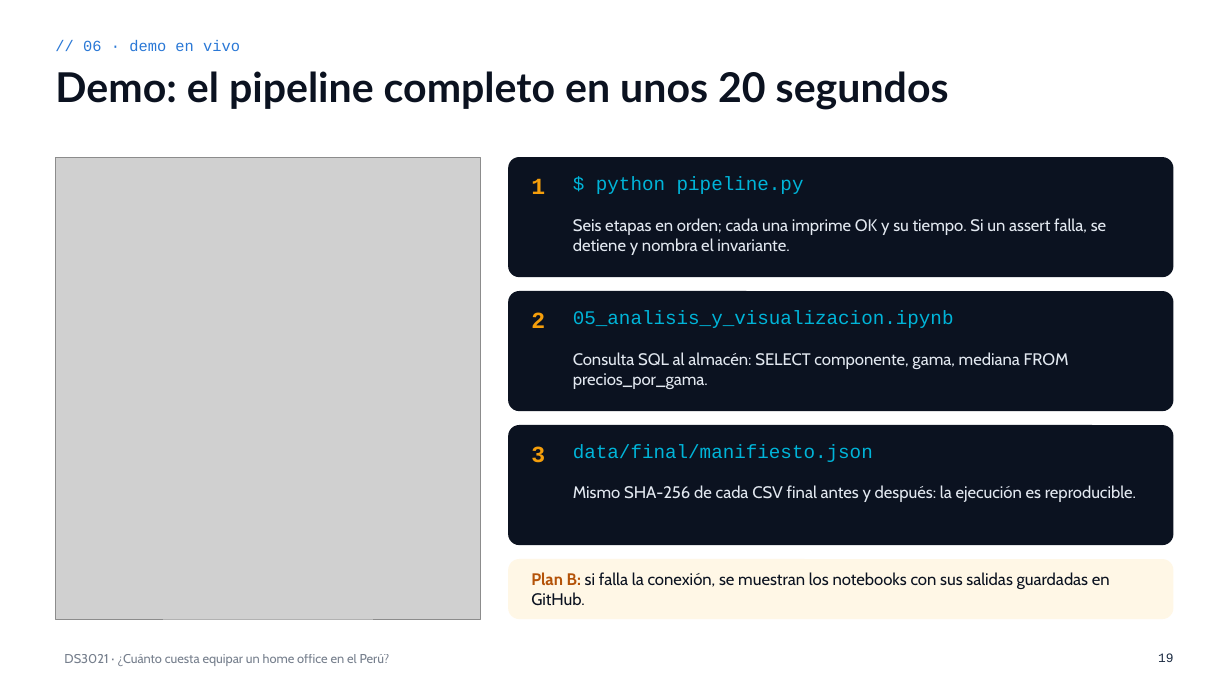
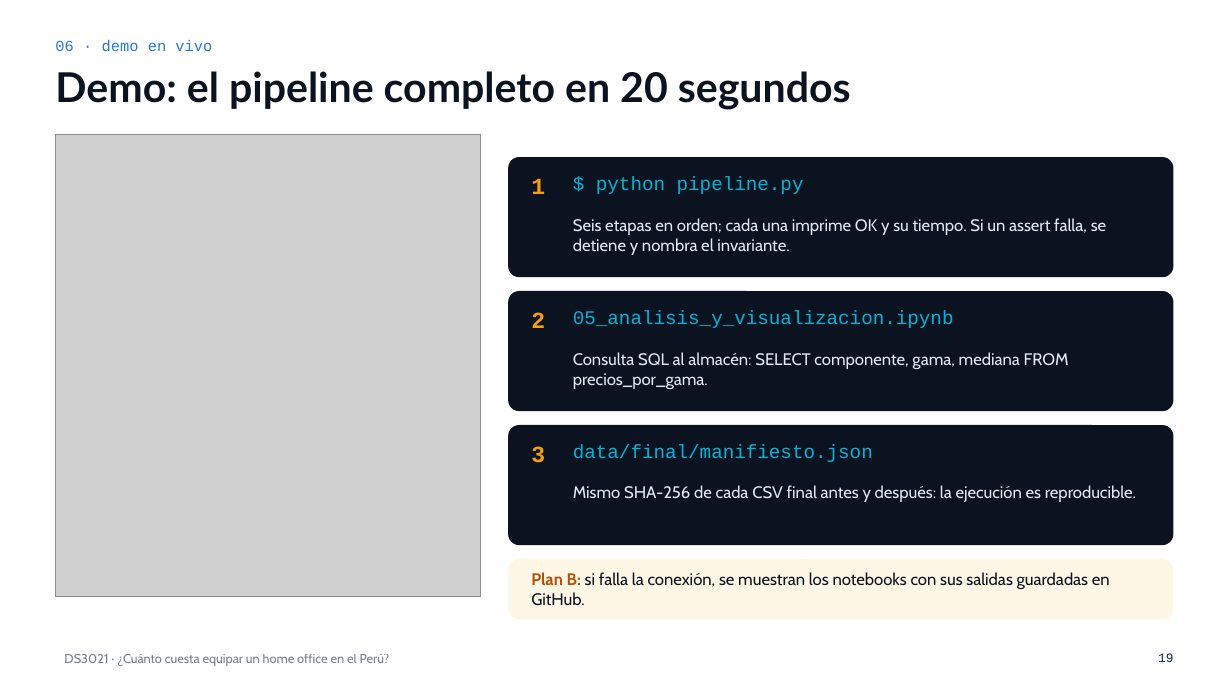
Before and after one commit to josueroc/proyectoacd_mercadolibre, a slide deck: slide 19 of docs/parte_2/presentacion/Presentacion_Parte_II_DS3021.pptx. Drawn at 1232x693 pixels with LibreOffice and Linux fonts; fonts in the diff are those of the drawing; grey boxes stand for pictures. Boxes give left, top, right and bottom in pixels: in the first picture for what was removed or moved away, otherwise in the second. Text is boxed around its words. In the diff, an @@ line names an element or a change of style, - is before the commit and + after.

```diff
--- a/docs/parte_2/presentacion/Presentacion_Parte_II_DS3021.pptx
+++ b/docs/parte_2/presentacion/Presentacion_Parte_II_DS3021.pptx
@@ text at box(55, 40, 212, 51): text changed @@
-// 06 · demo en vivo
+06 · demo en vivo
@@ title at box(55, 71, 851, 110): text changed @@
-Demo: el pipeline completo en unos 20 segundos
+Demo: el pipeline completo en 20 segundos
@@ picture: place and size @@
-picture at box(55, 157, 481, 619)
+picture at box(55, 135, 481, 597)
```
Also in this commit, not shown: 21 other slides changed, 1 other file.
